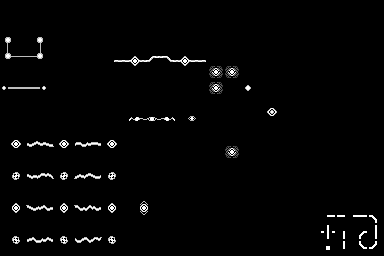
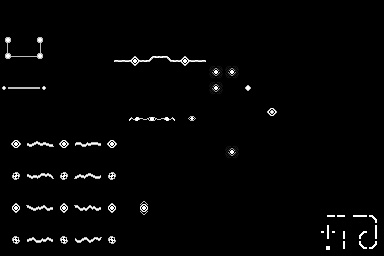
Revision of a layered 384 x 256 image; what changed, layer by layer:
painted on "Layer 3" over [209, 66, 239, 158]
